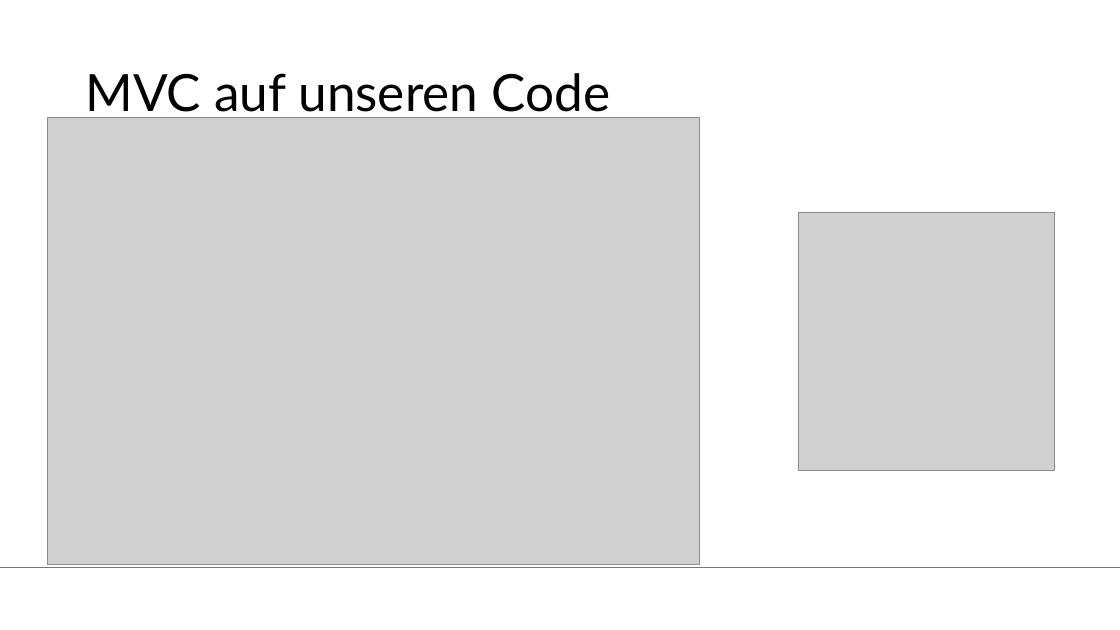
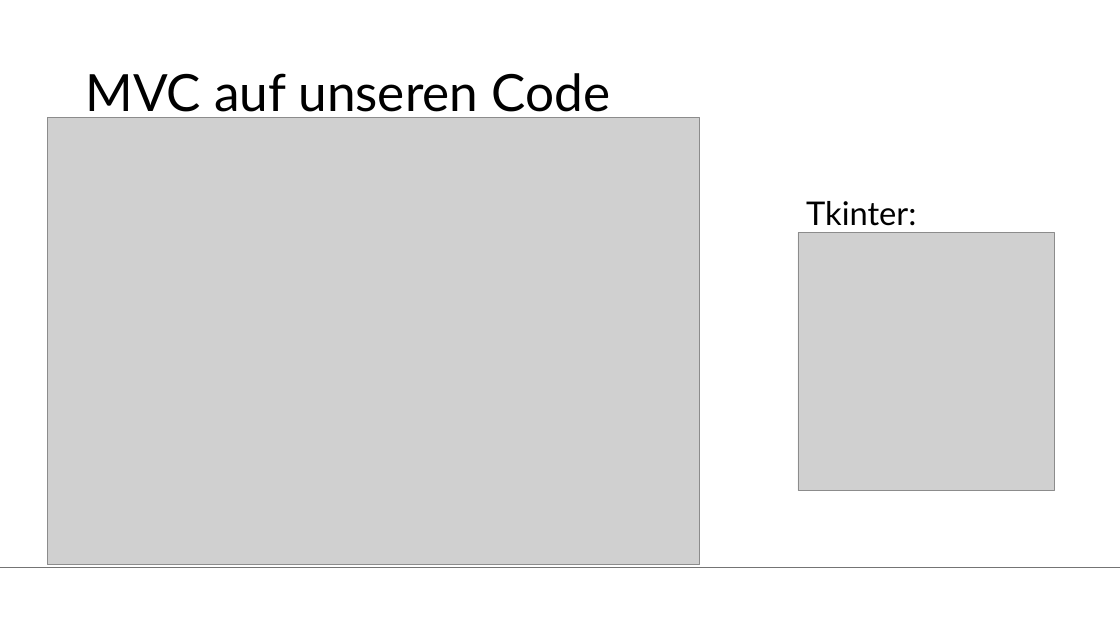
Before and after one commit to Tristan-Bihler/2_Semester_Projekt, a slide deck: slide 3 of Dokumentation/Folien Carina.pptx. Drawn at 1120x630 pixels with LibreOffice and Linux fonts; fonts in the diff are those of the drawing; grey boxes stand for pictures; background and template pictures are left out. Boxes give left, top, right and bottom in pixels: in the first picture for what was removed or moved away, otherwise in the second. Text is boxed around its words. In the diff, an @@ line names an element or a change of style, - is before the commit and + after.

```diff
--- a/Dokumentation/Folien Carina.pptx
+++ b/Dokumentation/Folien Carina.pptx
@@ text added at (806, 201, 916, 226), 28 pt, text #000000 @@
+Tkinter:
@@ picture: place and size @@
-picture at (798, 212, 1054, 470)
+picture at (798, 233, 1054, 491)
```
Also in this commit, not shown: 2 other slides changed, 1 slide added.
